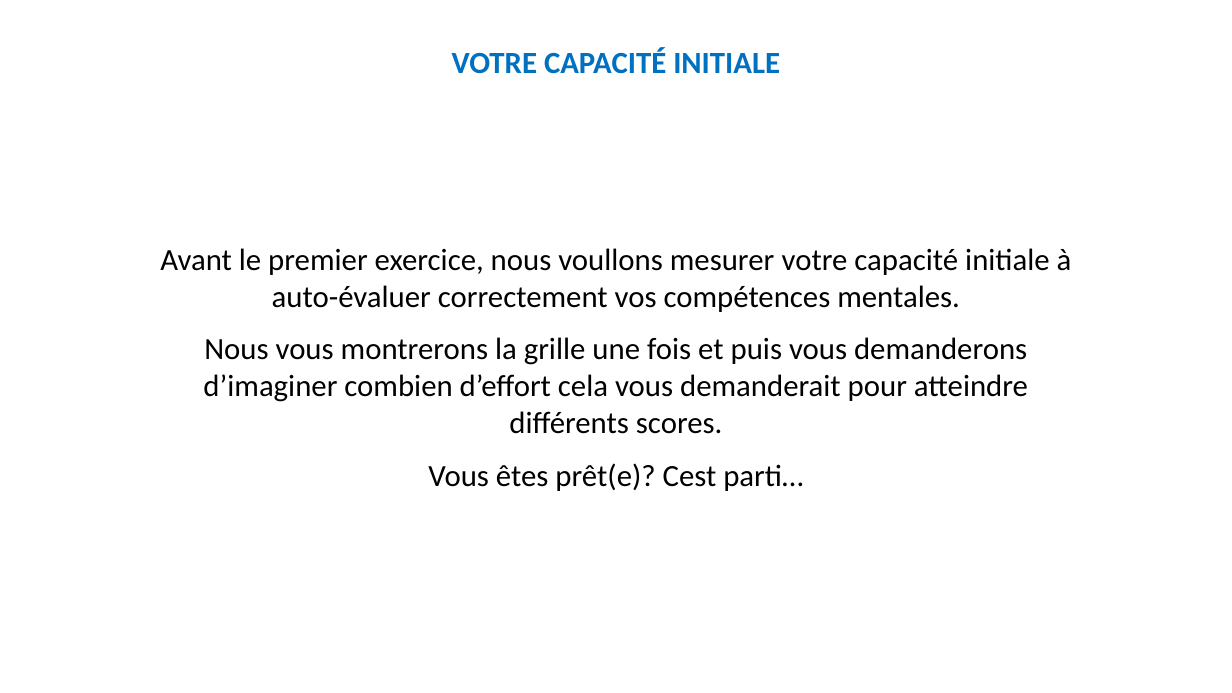
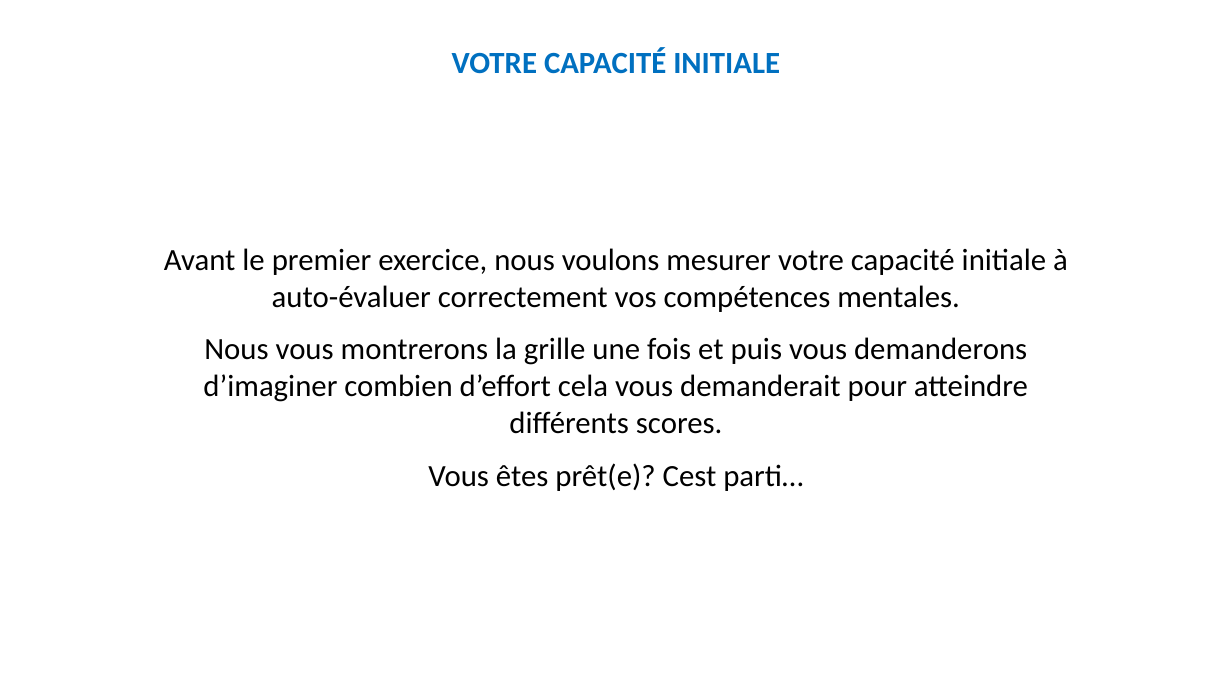
Before and after one commit to MBB-team/Online_Testing, a slide deck: slide 34 of src/SE_ELAN/Stimuli/Instructions.pptx. Drawn at 1232x693 pixels with LibreOffice and Linux fonts; fonts in the diff are those of the drawing. Boxes give left, top, right and bottom in pixels: in the first picture for what was removed or moved away, otherwise in the second. Text is boxed around its words. In the diff, an @@ line names an element or a change of style, - is before the commit and + after.

Commit message:
typo

```diff
--- a/src/SE_ELAN/Stimuli/Instructions.pptx
+++ b/src/SE_ELAN/Stimuli/Instructions.pptx
@@ text at [164,248,1068,312]: text changed @@
-Avant le premier exercice, nous voullons mesurer votre capacité initiale à auto-évaluer correctement vos compétences mentales.
+Avant le premier exercice, nous voulons mesurer votre capacité initiale à auto-évaluer correctement vos compétences mentales.
```
